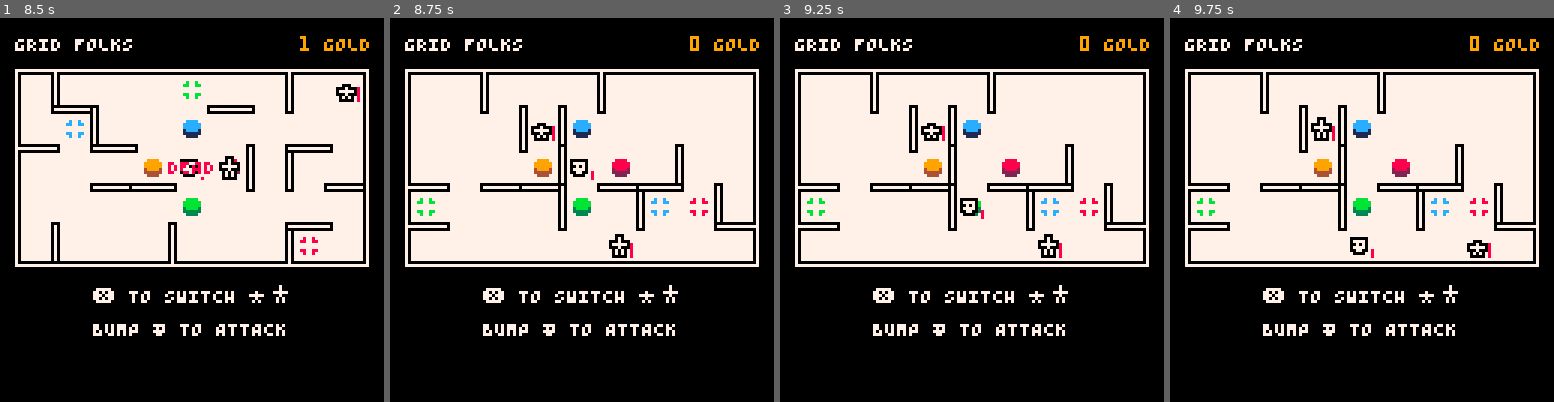
Above: before the commit, frames 1-4 (left to right).
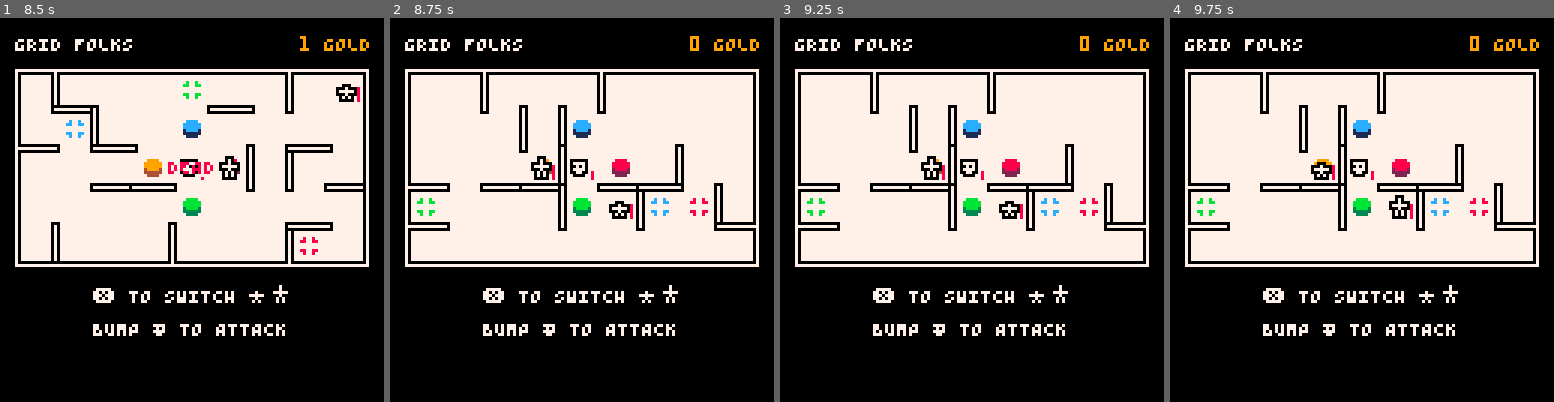
Above: after the commit, the same moments.

Repository: taylordolan/grid-folks
Game: PICO-8 cartridge grid_folks.p8
Two runs of this game, one before a commit and one after it. Both use one fixed random seed, a clock stepped at 60 frames per second and the inputs below.
Inputs:
- Up to frame 1 (8.5 s): tap X (X key) at 0.33, 1.07, 1.85, 2.97, 4.08, 5.2, 6.32, 7.43 s; tap O (Z key) at 0.7, 1.7, 2.1, 2.5, 2.9, 3.3, 3.7, 4.1, 4.5, 4.9, 5.3, 5.7, 6.1, 6.5, 6.9, 7.3, 7.7, 8.1 s; hold Right 1.6-2.1 s; hold Up 2.15-2.42 s; hold Right 2.47-3.03 s; hold Left 3.08-3.58 s; hold Down 3.63-3.97 s; hold Right 4.02-4.68 s; hold Up 4.73-5.03 s; hold Left 5.08-5.68 s; hold Down 5.73-6.03 s; hold Right 6.08-6.58 s; hold Right 6.63-7.13 s; hold Up 7.18-7.45 s; hold Right 7.5-8.07 s; hold Left from 8.12 s (still down)
- Up to frame 2 (8.75 s): tap O (Z key) at 8.5 s; tap X (X key) at 8.55 s; release Left at 8.62 s; hold Down from 8.67 s (still down)
- Up to frame 3 (9.25 s): tap O (Z key) at 8.9 s; release Down at 9 s; hold Right from 9.05 s (still down)
- Up to frame 4 (9.75 s): tap O (Z key) at 9.3, 9.7 s; tap X (X key) at 9.67 s; release Right at 9.72 s

Frame 1 is identical in both runs. In frame 2, 0.9% of the frame differs, in the area x 36-64%, y 27-63%; in frame 3, 1.2%, in the area x 36-74%, y 27-63%; in frame 4, 1.2%.

Commit message:
build the game end state

Diff:
--- a/grid_folks.p8
+++ b/grid_folks.p8
@@ -12,9 +12,10 @@
 -- [x] clean up _init()
 -- [x] rename companion to ally throughout
 -- [x] create a running list of buttons
--- [x] separate out wall generation and do it when it’s not the player’s turn
+-- [x] separate out wall generation and do it when it's not the player' turn
 -- [x] come up with better names for pads and buttons
--- [ ] build the game end state
+-- [x] build the game end state
+-- [ ] rewrite _draw() to avoid weird overlaps
 -- [ ] write a function that prints an overview of the spawn rate throughout the game
 -- [ ] add a debug mode where spawn rate and turn count show while playing
 -- [ ] when multiple enemies are present, they should act in random order
@@ -68,6 +69,7 @@
     pad_shoot = 008,
     pad_health = 009,
     pad_score = 010,
+    exit = 028,
   }
 
   -- some game state
@@ -75,7 +77,8 @@
   turns = 0
   delay = 0
   player_turn = true
-	game_over = false
+	game_lost = false
+  game_won = false
   hero_a_active = true
   has_switched = false
   has_killed = false
@@ -86,6 +89,7 @@
   enemy_eggs = {}
   pads = {}
   buttons = {}
+  exits = {}
 
   -- initial buttons
   set_tile(new_button("dash"), {5,2})
@@ -147,8 +151,11 @@
 
 function _update()
 
-  if game_over and btnp(5) then
-    _init()
+  if game_won or game_lost then
+    if btnp(5) then
+      _init()
+    end
+    return
   end
 
   -- this is separated because switching heroes happens outside the turn order
@@ -157,6 +164,12 @@
     has_switched = true
   end
   update_hero_sprites()
+
+  -- for testing game end state
+  -- if btnp(4) then
+  --   add_button()
+  --   refresh_pads()
+  -- end
 
   -- if the system should be waiting, then wait
   if delay > 0 then
@@ -201,9 +214,19 @@
     player_turn = true
 	end
 
-  -- game end test
+
+  -- game won test
+  local a_xy = {hero_a.x, hero_a.y}
+  local b_xy = {hero_b.x, hero_b.y}
+  local reached_exit_a = find_type_in_tile("exit", a_xy)
+  local reached_exit_b = find_type_in_tile("exit", b_xy)
+  if reached_exit_a and reached_exit_b then
+    game_won = true
+  end
+
+  -- game lost test
   if hero_a.health <= 0 or hero_b.health <= 0 then
-    game_over = true
+    game_lost = true
   end
 end
 
@@ -455,7 +478,13 @@
 
   draw_outlines()
 
-  if game_over then
+  if game_won then
+    local msg = "escaped!"
+    local msg_x = 64 - (#msg * 4) / 2
+    print(smallcaps(msg), msg_x, 47, 11)
+  end
+
+  if game_lost then
 		local msg = "dead"
 		local msg_x = 64 - (#msg * 4) / 2
 		print(smallcaps(msg), msg_x, 47, 8)
@@ -635,7 +664,7 @@
     -- update hero
 		update = function(self)
 
-      if game_over then return end
+      if game_lost or game_won then return end
 
       -- find the other hero
       local ally
@@ -1145,6 +1174,18 @@
     del(pads, next)
   end
 
+  -- if there are only two spaces left, deploy exits
+  if #buttons == rows * cols - 2 then
+    for i = 1, 2 do
+      local exit_pad = {
+        type = "exit",
+        sprite = sprites.exit
+      }
+      deploy(exit_pad, {"button"})
+    end
+    return
+  end
+
   local current_types = {
     "dash",
     "shoot",
@@ -1190,14 +1231,14 @@
 0000000000000000007700ff00000000667766ff0000000d00000000fccffccffbbffbbff88ff88ff99ff99ff77ff77ff555555f000000000000000000000000
 0000000000000000f0000fff00000000f6666fff0000000d00000000ffcffcffffbffbffff8ff8ffff9ff9ffff7ff7ffff5555ff000000000000000000000000
 0000000000000000ffffffff00000000ffffffff0000000dddddddddffffffffffffffffffffffffffffffffffffffffffffffff000000000000000000000000
-00000000ffffffffff000fffffffffffff000fffffffffffff000fffffffffffffffffffffffffffffffffff7777777700000000000000000000000000000000
-00000000ffffffffff070fffffffffffff0c0fffffffffffff0b0fffffccccffffbbbbffff8888ffff9999ff7767767700000000000000000000000000000000
-00000000ff000fff0007000fff000fff000c000fff000fff000b000ffccccccffbbbbbbff888888ff999999f7765567700000000000000000000000000000000
-000000000007000f0777770f000c000f0ccccc0f000b000f0bbbbb0ffccccccffbbbbbbff888888ff999999f7566665700000000000000000000000000000000
-000000000777770f0007000f0ccccc0f000c000f0bbbbb0f000b000ff1cccc1ff3bbbb3ff288882ff499994f7060060700000000000000000000000000000000
-000000000007000ff07070ff000c000ff0c0c0ff000b000ff0b0b0fff111111ff333333ff222222ff444444f7066660700000000000000000000000000000000
-00000000f07070fff07070fff0c0c0fff0c0c0fff0b0b0fff0b0b0ffff1111ffff3333ffff2222ffff4444ff7760067700000000000000000000000000000000
-00000000f00000fff00000fff00000fff00000fff00000fff00000ffffffffffffffffffffffffffffffffff7777777700000000000000000000000000000000
+00000000ffffffffff000fffffffffffff000fffffffffffff000fffffffffffffffffffffffffffffffffff77777777eeeeeeee000000000000000000000000
+00000000ffffffffff070fffffffffffff0c0fffffffffffff0b0fffffccccffffbbbbffff8888ffff9999ff77677677effffffe000000000000000000000000
+00000000ff000fff0007000fff000fff000c000fff000fff000b000ffccccccffbbbbbbff888888ff999999f77655677efeeeefe000000000000000000000000
+000000000007000f0777770f000c000f0ccccc0f000b000f0bbbbb0ffccccccffbbbbbbff888888ff999999f75666657efeffefe000000000000000000000000
+000000000777770f0007000f0ccccc0f000c000f0bbbbb0f000b000ff1cccc1ff3bbbb3ff288882ff499994f70600607efeffefe000000000000000000000000
+000000000007000ff07070ff000c000ff0c0c0ff000b000ff0b0b0fff111111ff333333ff222222ff444444f70666607efeeeefe000000000000000000000000
+00000000f07070fff07070fff0c0c0fff0c0c0fff0b0b0fff0b0b0ffff1111ffff3333ffff2222ffff4444ff77600677effffffe000000000000000000000000
+00000000f00000fff00000fff00000fff00000fff00000fff00000ffffffffffffffffffffffffffffffffff77777777eeeeeeee000000000000000000000000
 
 
 
